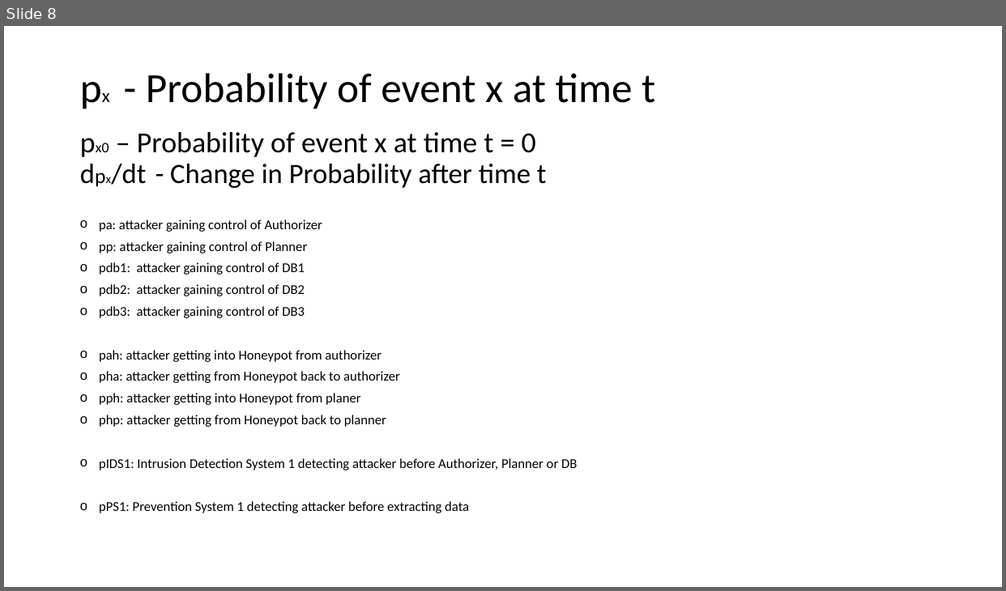
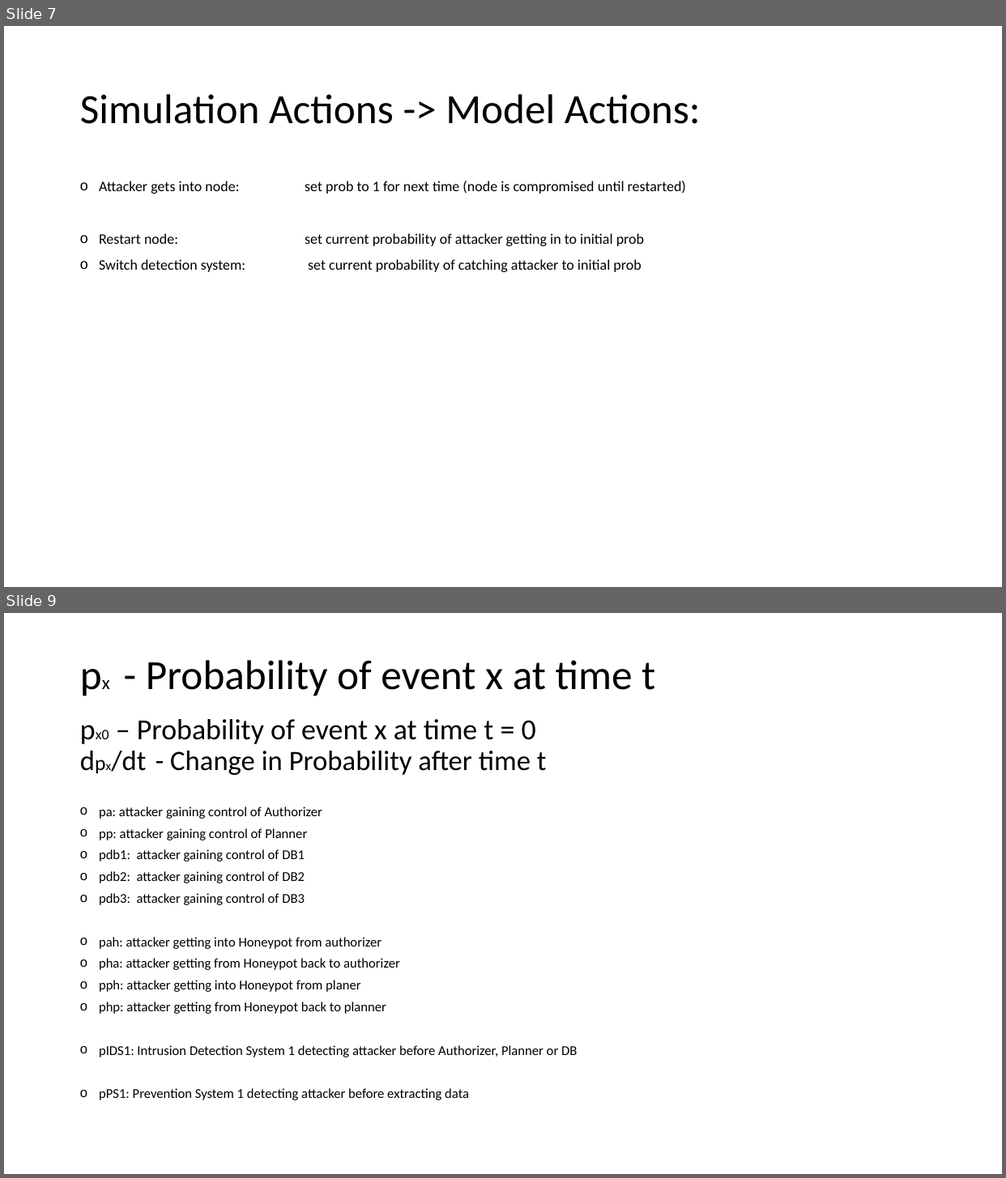
Before and after one commit to cailllev/PA, a slide deck: Model.pptx. Shown one above the other, each under a label of ours: slide 8 before the commit, slides 7 and 9 after it; the slides between them are not shown. The pictures are 1006x591 and 1006x1178 pixels, drawn with LibreOffice and Linux fonts; fonts in the diff are those of the drawing. Boxes give left, top, right and bottom in pixels: in the first picture for what was removed or moved away, otherwise in the second. Text is boxed around its words. In the diff, an @@ line names an element or a change of style, - is before the commit and + after.

Commit message:
update model, add explanations of mechanics

```diff
--- a/Model.pptx
+++ b/Model.pptx
@@ slide 7 added at <box>4,26,1002,587</box>, background #FFFFFF @@
@@ title added at <box>80,94,701,124</box>, 40 pt, text #000000 @@
+Simulation Actions -> Model Actions:
@@ text added at <box>99,181,686,272</box>, 14 pt, text #000000 @@
+o Attacker gets into node: set prob to 1 for next time (node is compromised until restarted)
+o Restart node: set current probability of attacker getting in to initial prob
+o Switch detection system: set current probability of catching attacker to initial prob
@@ what was slide 8 is now slide 9 @@
```
Also in this commit, not shown: 1 slide changed.
